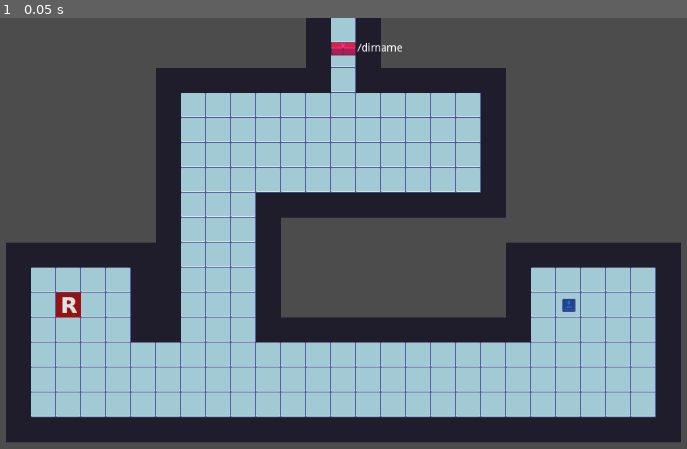
Above: before the commit, frame 1.
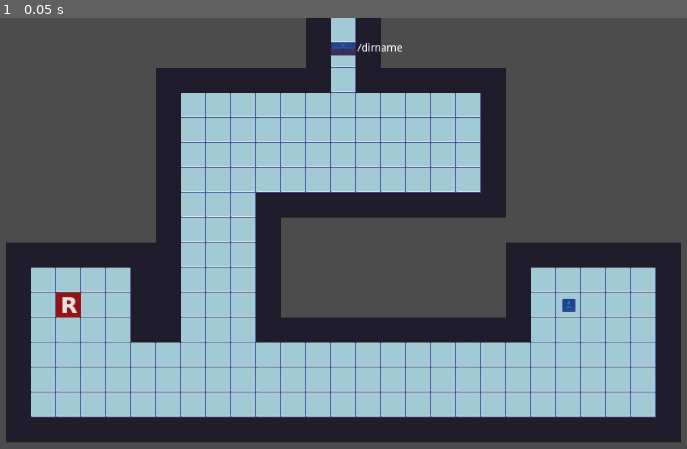
Above: after the commit, the same moment.

Repository: diogojs/ggj2023
Game: Godot game, scene res://rooms/home/linus/room.tscn
The game is run twice, just before and just after one commit, with the same random seed, the same clock (stepped at 60 frames per second) and the same inputs. This scene is started directly instead of the project's main scene.
Inputs:
- Up to frame 1 (0.05 s): no input

The runs differ from the first frame. In frame 1, 0.1% of the frame differs, in the area x 48-52%, y 5-9%.

Commit message:
Fix texts

Diff:
--- a/source/rooms/home/linus/room.tscn
+++ b/source/rooms/home/linus/room.tscn
@@ -22,6 +22,7 @@
 [node name="Door" parent="." instance=ExtResource( 3 )]
 position = Vector2( 480, 32 )
 dir_name = ".."
+is_locked = false
 
 [node name="LevelUp" parent="." instance=ExtResource( 5 )]
 position = Vector2( 784, 368 )
--- a/source/rooms/home/room.tscn
+++ b/source/rooms/home/room.tscn
@@ -6,7 +6,7 @@
 [ext_resource path="res://interactive/PermissionHandler.tscn" type="PackedScene" id=4]
 [ext_resource path="res://interactive/Readable.tscn" type="PackedScene" id=5]
 
-[node name="Room" type="Node2D"]
+[node name="Room2" type="Node2D"]
 script = ExtResource( 1 )
 
 [node name="Walls" type="Node2D" parent="."]
@@ -60,7 +60,7 @@
 }
 
 [node name="Readable" parent="PermissionHandler/Interactive" index="0" instance=ExtResource( 5 )]
-file_content = "To gain access to the /sys folder, the user needs to enter the command: chmod +w /sys \\nThis only works at the right location."
+file_content = "To gain access to the /sys folder, the user needs to enter the command: chmod +w /sys This only works at the right location."
 
 [editable path="Door"]
 [editable path="Door2"]
